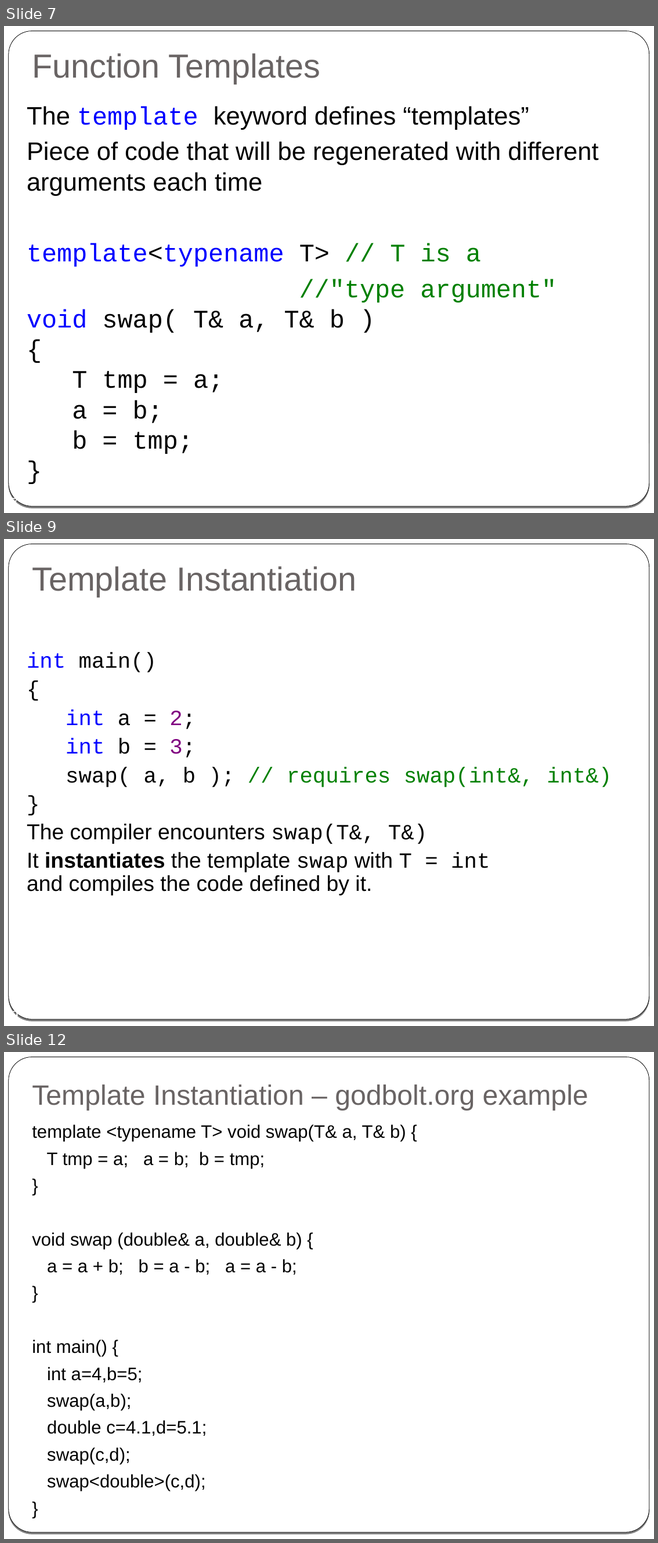
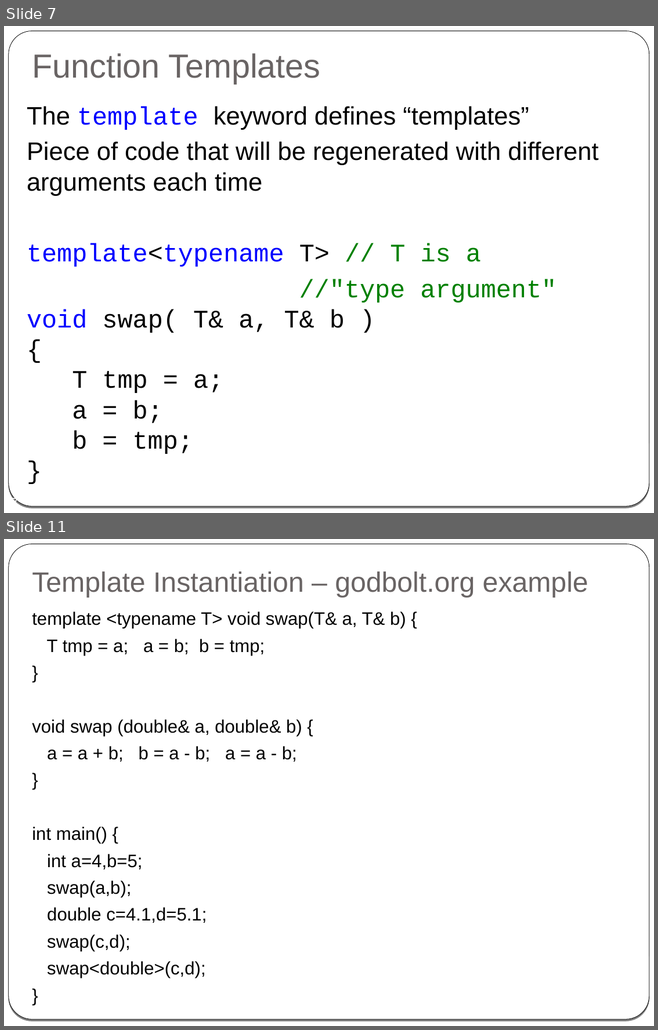
Before and after one commit to cpp-at-ariel/cpp-5778, a slide deck: week08-templates/slides.odp. Shown one above the other, each under a label of ours: slides 7, 9 and 12 before the commit, slides 7 and 11 after it; the slides between them are not shown. The pictures are 658x1543 and 658x1030 pixels, drawn with LibreOffice and Linux fonts; fonts in the diff are those of the drawing. Boxes give left, top, right and bottom in pixels: in the first picture for what was removed or moved away, otherwise in the second. Text is boxed around its words. In the diff, an @@ line names an element or a change of style, - is before the commit and + after.

```diff
--- a/week08-templates/slides.odp
+++ b/week08-templates/slides.odp
@@ slide 9 removed at (4,539,654,1026), background gradient #000000 to #FFFFFF; not listed: 2 template elements that a slide beside it also shows @@
@@ title removed at (32,566,356,597) @@
-Template Instantiation
@@ text removed at (27,653,611,896) @@
-int main()
-{
-int a = 2;
-int b = 3;
-swap( a, b ); // requires swap(int&, int&)
-}
-The compiler encounters swap(T&, T&)
-It instantiates the template swap with T = int
-and compiles the code defined by it.
@@ page number removed at (12,1010,18,1017) @@
-9
@@ what was slide 12 is now slide 11 @@
```
Also in this commit, not shown: 9 slides changed, 1 slide added, 2 other slides removed, 3 other files.
